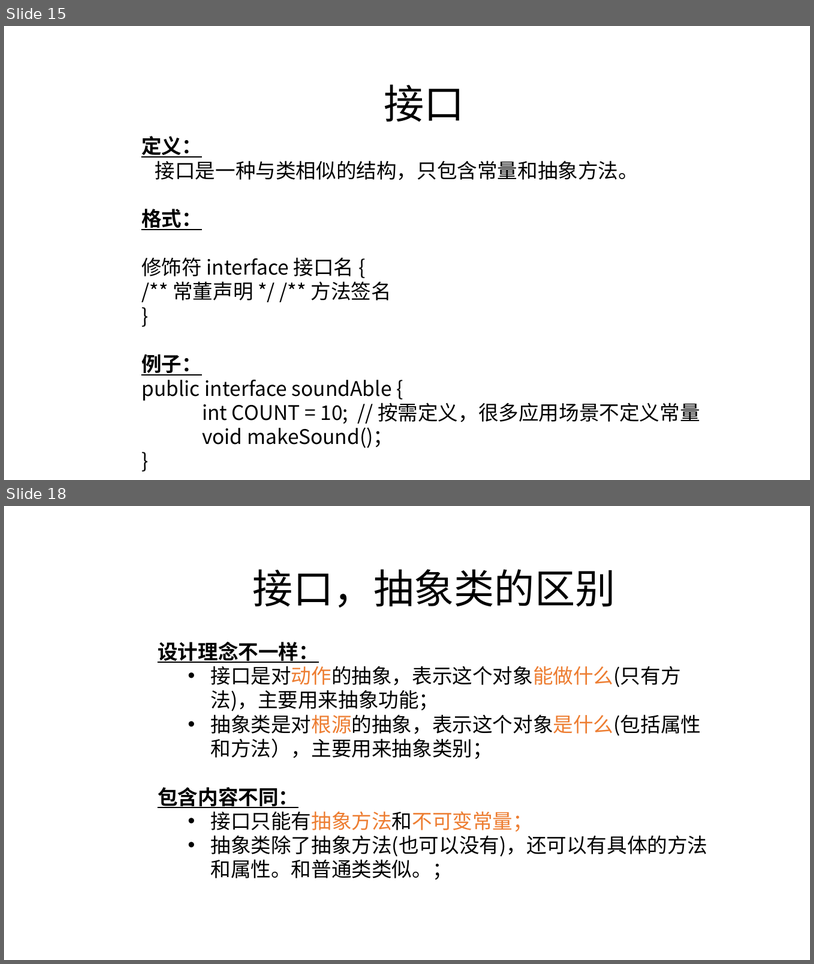
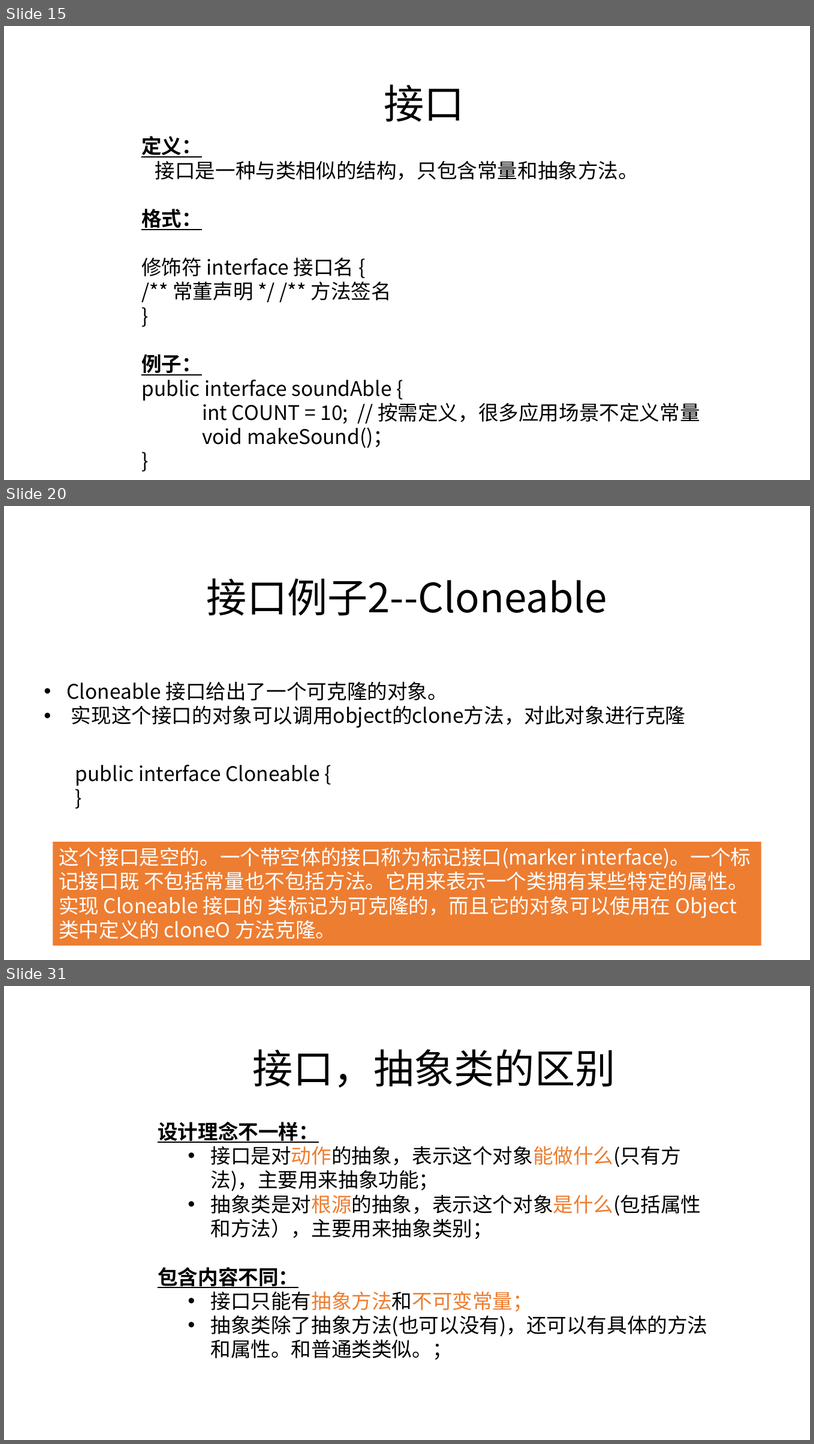
Before and after one commit to zjyesir/hmc_java_1, a slide deck: ppt/12.抽象类和接口.pptx. Shown one above the other, each under a label of ours: slides 15 and 18 before the commit, slides 15, 20 and 31 after it; the slides between them are not shown. The pictures are 814x964 and 814x1444 pixels, drawn with LibreOffice and Linux fonts; fonts in the diff are those of the drawing; background and template pictures are left out. Boxes give left, top, right and bottom in pixels: in the first picture for what was removed or moved away, otherwise in the second. Text is boxed around its words. In the diff, an @@ line names an element or a change of style, - is before the commit and + after.

```diff
--- a/ppt/12.抽象类和接口.pptx
+++ b/ppt/12.抽象类和接口.pptx
@@ slide 20 added at [4, 506, 810, 960], background picture (left out) @@
@@ text added at [207, 578, 608, 616], 48 pt, text #000000 @@
+接口例子2--Cloneable
@@ text added at [66, 681, 686, 727], 24 pt, text #000000 @@
+• Cloneable 接口给出了一个可克隆的对象。
+• 实现这个接口的对象可以调用object的clone方法，对此对象进行克隆
@@ text added at [75, 765, 320, 786], 24 pt, text #000000 @@
+public interface Cloneable {
+}
@@ rectangle added at [53, 842, 762, 946], fill #ED7D31, 24 pt, text #FFFFFF @@
+这个接口是空的。一个带空体的接口称为标记接口(marker interface)。一个标记接口既 不包括常量也不包括方法。它用来表示一个类拥有某些特定的属性。实现 Cloneable 接口的 类标记为可克隆的，而且它的对象可以使用在 Object 类中定义的 cloneO 方法克隆。
@@ what was slide 18 is now slide 31 @@
```
Also in this commit, not shown: 1 slide changed, 13 other slides added, 2 slides removed.
